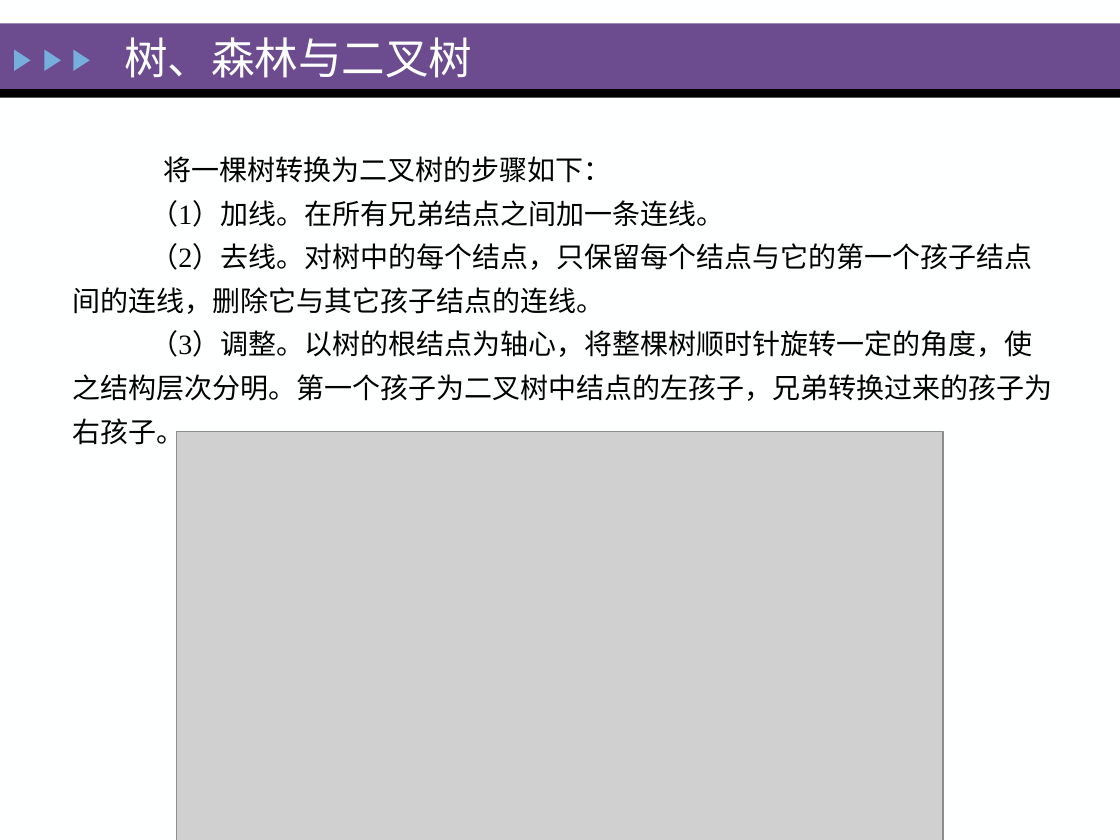
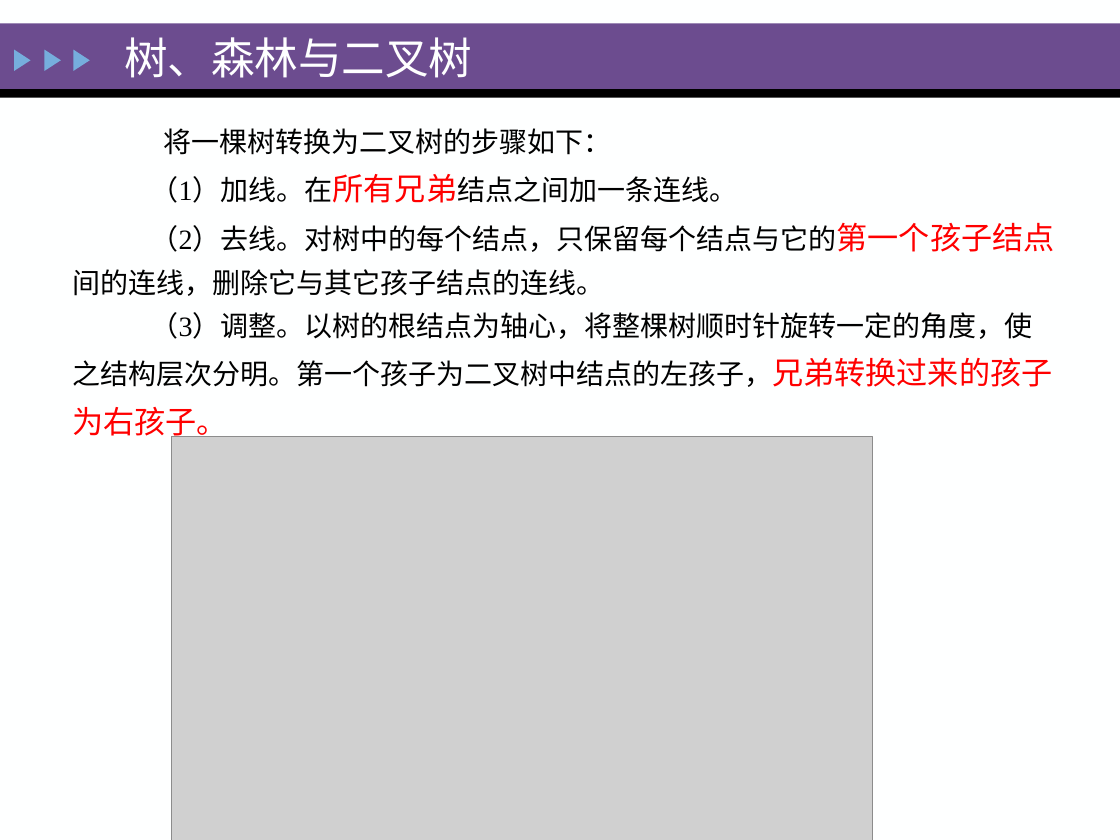
Before and after one commit to zeemeil/zeemeil.github.io, a slide deck: slide 139 of files/2025_1_DS/0402_DS_Tree.pptx. Drawn at 1120x840 pixels with LibreOffice and Linux fonts; fonts in the diff are those of the drawing; grey boxes stand for pictures. Boxes give left, top, right and bottom in pixels: in the first picture for what was removed or moved away, otherwise in the second. Text is boxed around its words. In the diff, an @@ line names an element or a change of style, - is before the commit and + after.

```diff
--- a/files/2025_1_DS/0402_DS_Tree.pptx
+++ b/files/2025_1_DS/0402_DS_Tree.pptx
@@ text "将一棵树转换为二叉树的步骤如下：": place and size @@
-text "将一棵树转换为二叉树的步骤如下：" at [72,156,1052,450]
+text "将一棵树转换为二叉树的步骤如下：" at [72,128,1055,441]
@@ text at [72,174,1055,441]: size 18 to 20 pt, text colour #000000 to #FF0000 in "（1）加线。在所有兄弟结点之间加一条连线。", "（2）去线。对树中的每个结点，只保留每个结点与它的第一个孩子结点间的连线，删除它与其它孩子结点的连线。", "（3）调整。以树的根结点为轴心，将整棵树顺时针旋转一定的角度，使之结构层次分明。第一个孩子为二叉树中结点的左孩子，兄弟转 ..." @@
@@ picture: place and size @@
-picture at [177,431,943,840]
+picture at [172,437,872,840]
```
Also in this commit, not shown: 1 other slide changed, 9 other files.
